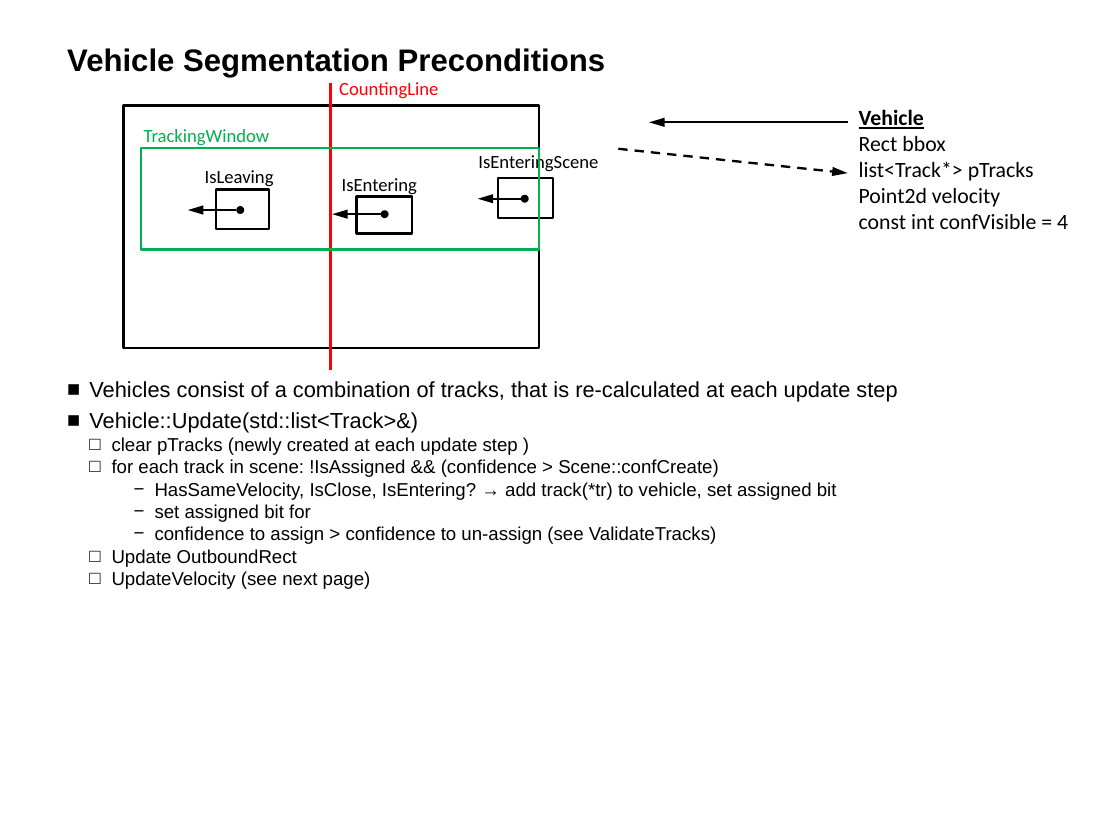
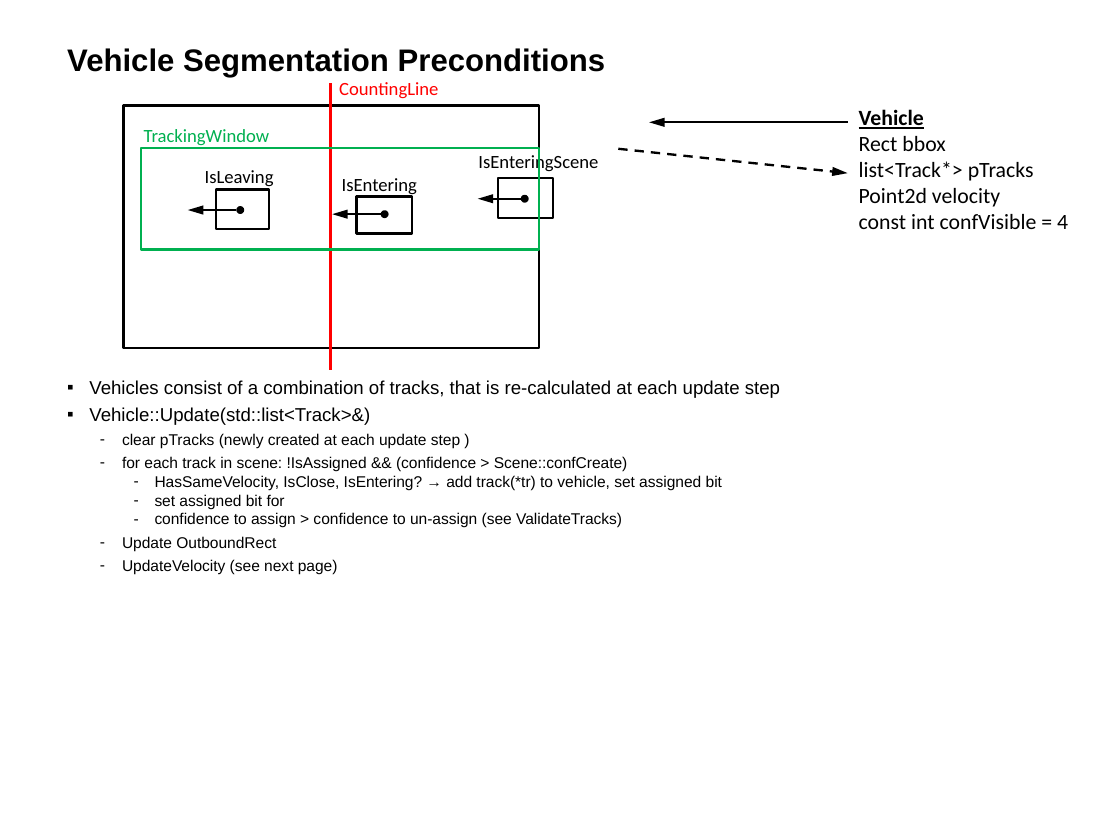
Before and after one commit to HwyToHell/CarCount, a slide deck: slide 9 of MotionDetection+ObjectTrackingV4.pptx (slide 8 before the commit). Drawn at 1120x840 pixels with LibreOffice and Linux fonts; fonts in the diff are those of the drawing. Boxes give left, top, right and bottom in pixels: in the first picture for what was removed or moved away, otherwise in the second. Text is boxed around its words. In the diff, an @@ line names an element or a change of style, - is before the commit and + after.

```diff
--- a/MotionDetection+ObjectTrackingV4.pptx
+++ b/MotionDetection+ObjectTrackingV4.pptx
@@ text "Vehicles consist of a combination ..." at bbox=[89, 380, 780, 575]: size 14 to 12 pt in "Vehicles consist of a combination of tracks, ...", "Vehicle::Update(std::list<Track>&)"; size 12 to 10 pt in "clear pTracks (newly created at each update ...", "for each track in scene: !IsAssigned && ...", "HasSameVelocity, IsClose, IsEntering? → add track(*tr) to ...", "set assigned bit for" and 3 more places; bullet ■ to ▪; bullet □ to -; more space between paragraphs; bullet − to - @@
```
Also in this commit, not shown: 10 other slides changed, 1 slide added, 19 other files.
